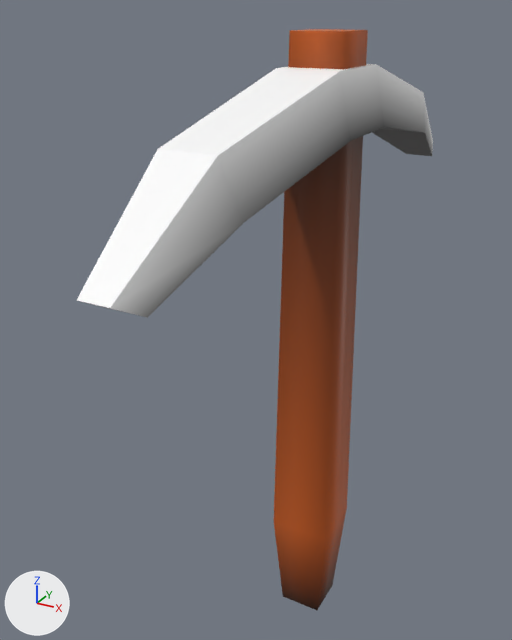
Two versions of the glTF model assets/pickaxe.gltf, one commit apart.
Rendered twice from a camera (50 mm lens) standing at (0.322, 0.754, 0.572) and looking at (-0.077, 1.48, 0.208). Arrows for +X, +Y and +Z are at lower left; the lights stay in place. Vertices at the same position are counted once.

In view in the first picture: 'Pickaxe'.
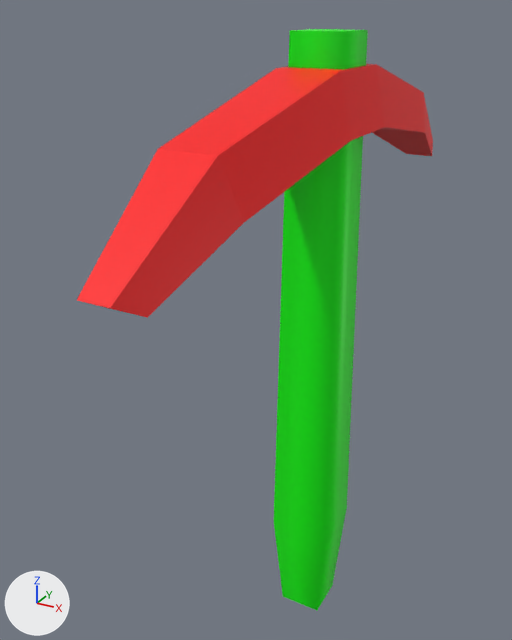
What changed in the scene script:
```text
Change me_pickaxe:
    where me_pickaxe.from_pydata(...)  # 40 vertices, 72 faces; spans x -0.052..0.051, y -0.397..0.397, z -0.225..0.551
    used by ob_pickaxe; location = (0.0, 1.5, 0.0)
    me_pickaxe part 1: 28 faces centred in x -0.037..0.036, y -0.036..0.038, z -0.225..0.551 are repainted in the vertex colours; the middle colour goes from brown #9b491a to green #00ff00
    me_pickaxe part 2: 22 faces centred in x -0.046..0.046, y -0.375..0.385, z 0.365..0.47 are repainted in the vertex colours; the middle colour goes from grey #757575 to red #ff0000
    me_pickaxe part 3: 22 faces centred in x -0.041..0.04, y -0.386..0.391, z 0.372..0.515 are repainted in the vertex colours; the middle colour goes from white #ffffff to red #ff0000
```

Boxes (x1, y1, x2, y2) around the edits, measured in the pictures (512 x 640 px):
part 1 of me_pickaxe, recoloured (brown to green): (274, 29, 368, 610) in both
part 2 of me_pickaxe, recoloured (grey to red): (85, 64, 432, 318) in both
part 3 of me_pickaxe, recoloured (white to red): (77, 64, 433, 312) in both
